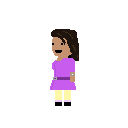
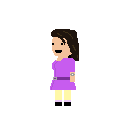
Revision of a layered 128x128 image; what changed, layer by layer:
painted on "Layer 1" over bbox(52, 37, 75, 82)
